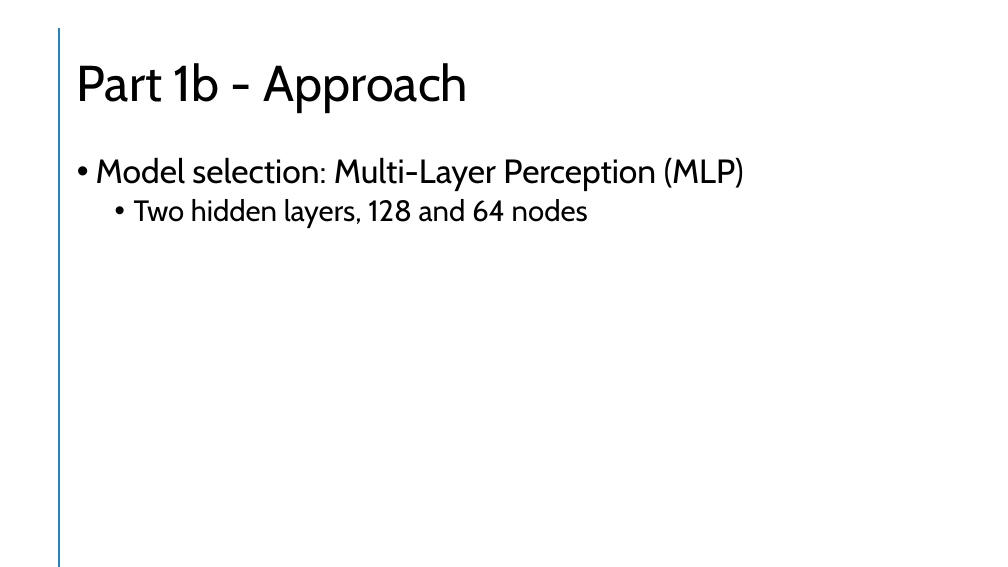
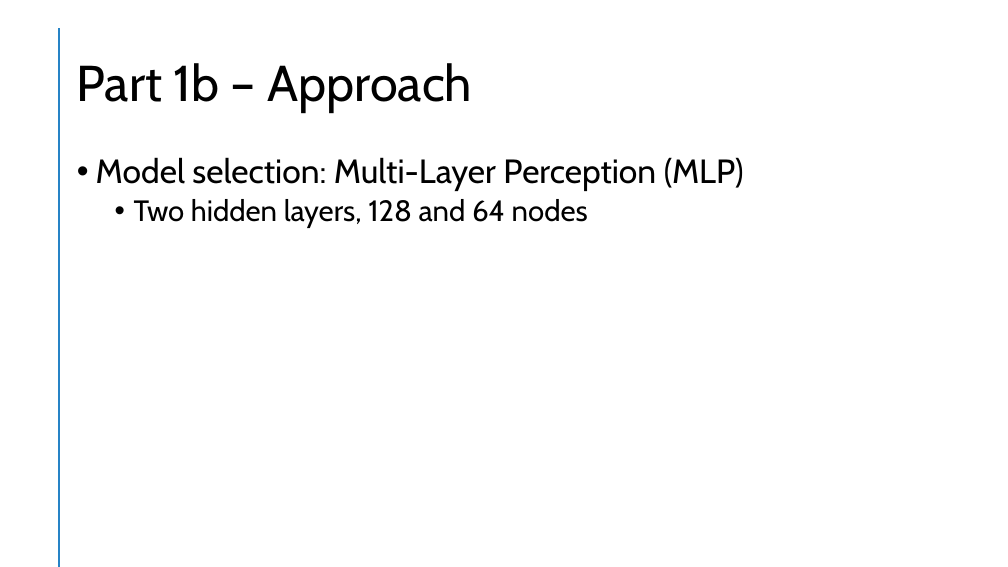
Before and after one commit to jtmilleer/aml_project, a slide deck: slide 4 of Documentation/Final Presentation.pptx. Drawn at 1008x567 pixels with LibreOffice and Linux fonts; fonts in the diff are those of the drawing. Boxes give left, top, right and bottom in pixels: in the first picture for what was removed or moved away, otherwise in the second. Text is boxed around its words. In the diff, an @@ line names an element or a change of style, - is before the commit and + after.

```diff
--- a/Documentation/Final Presentation.pptx
+++ b/Documentation/Final Presentation.pptx
@@ title at [77, 63, 472, 112]: text changed @@
-Part 1b - Approach
+Part 1b – Approach
```
Also in this commit, not shown: 4 other slides changed.
